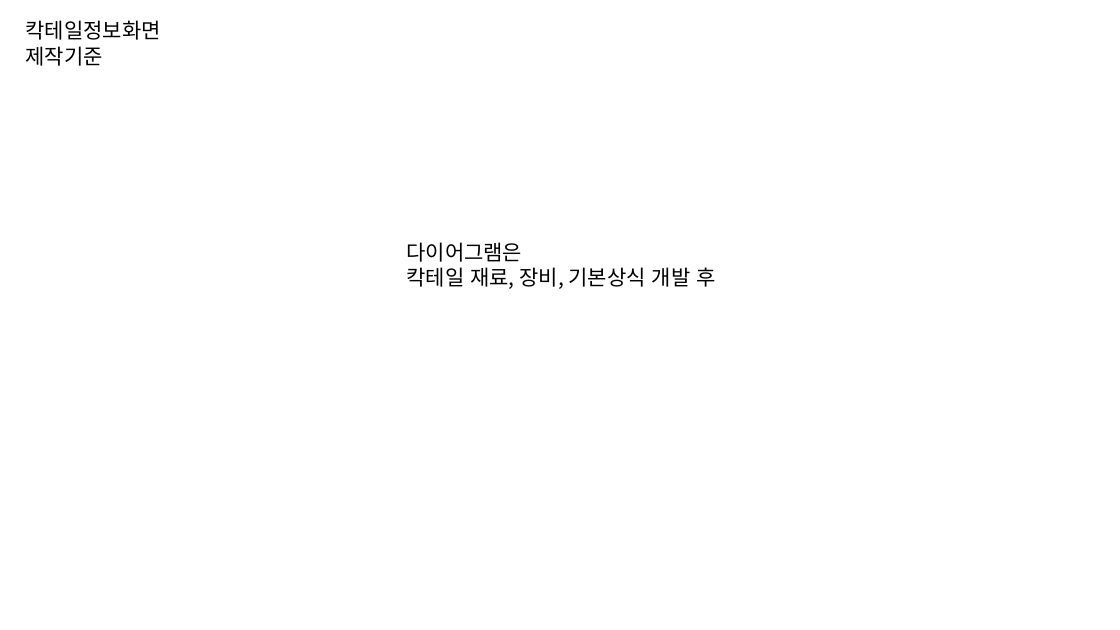
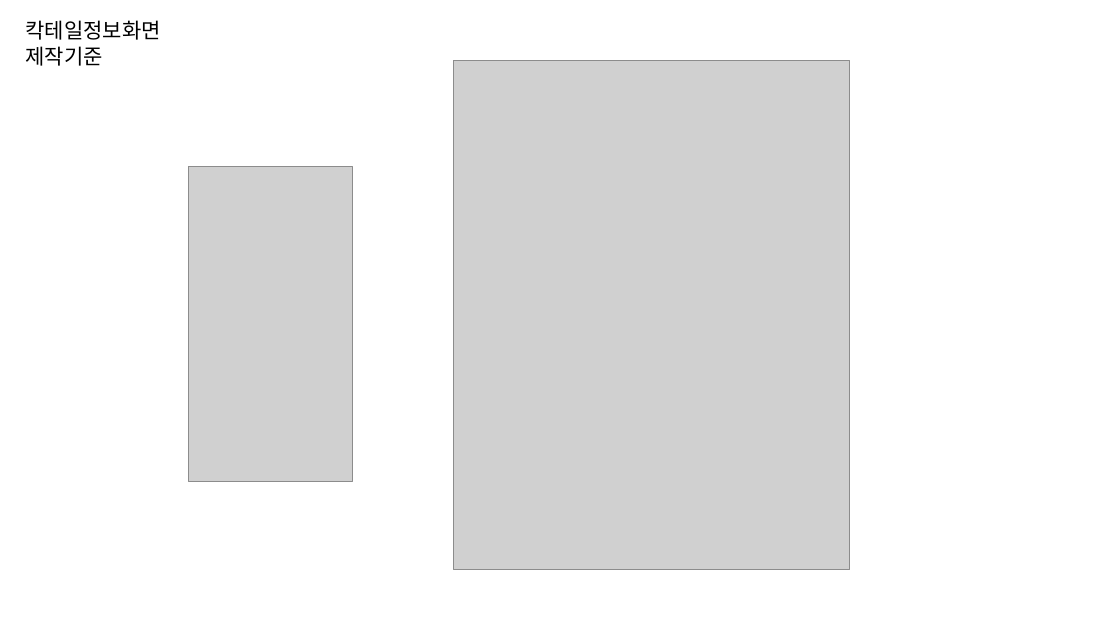
Before and after one commit to byungmeo/CockFit, a slide deck: slide 25 of Documents/4.제작보고서/제작보고서 자료.pptx. Drawn at 1120x630 pixels with LibreOffice and Linux fonts; fonts in the diff are those of the drawing; grey boxes stand for pictures. Boxes give left, top, right and bottom in pixels: in the first picture for what was removed or moved away, otherwise in the second. Text is boxed around its words. In the diff, an @@ line names an element or a change of style, - is before the commit and + after.

```diff
--- a/Documents/4.제작보고서/제작보고서 자료.pptx
+++ b/Documents/4.제작보고서/제작보고서 자료.pptx
@@ picture added at bbox=[453, 60, 849, 570] @@
@@ picture added at bbox=[189, 166, 353, 481] @@
@@ text removed at bbox=[406, 242, 715, 289] @@
-다이어그램은
-칵테일 재료, 장비, 기본상식 개발 후
```
Also in this commit, not shown: 2 other slides changed, 7 slides added, 7 other files.
